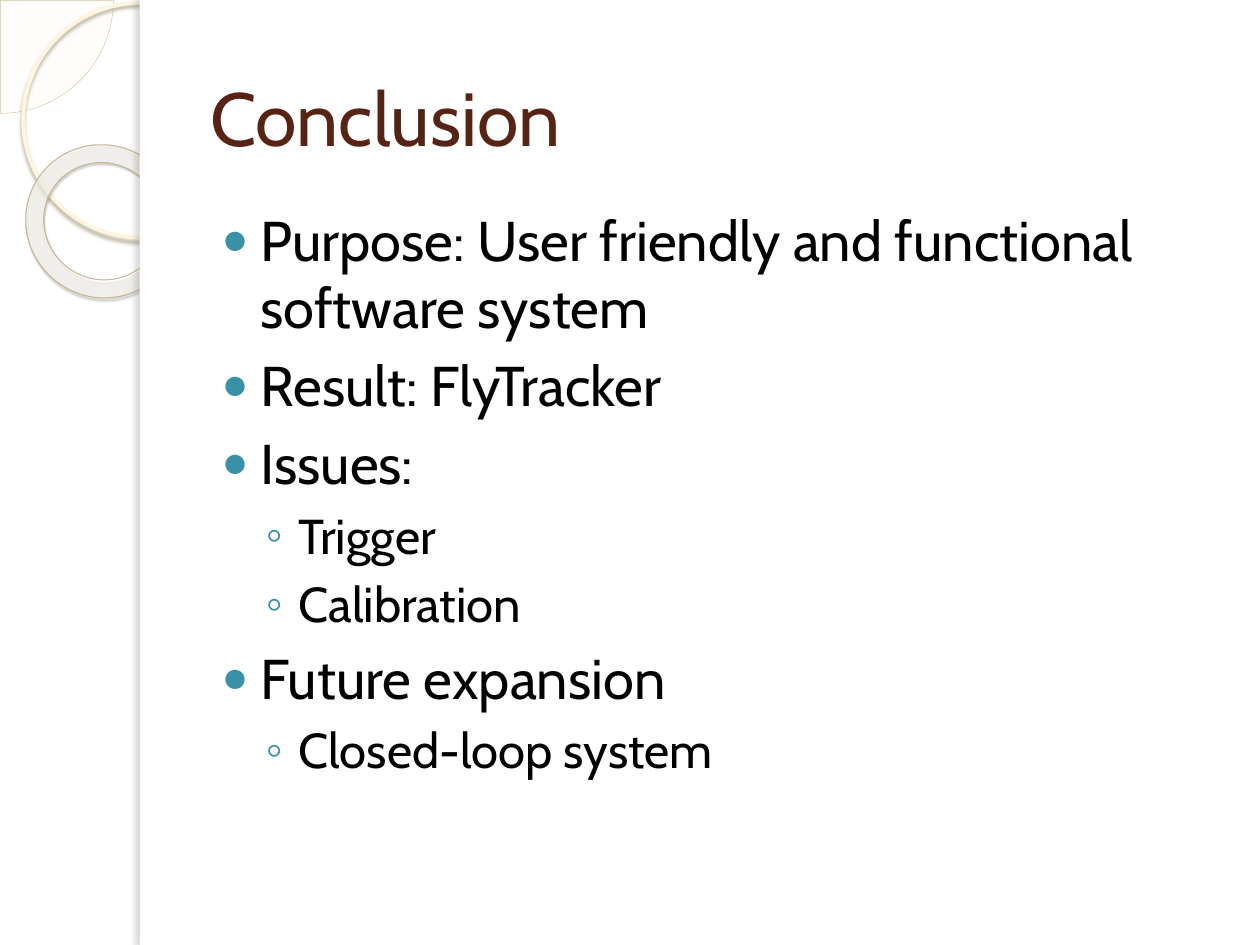
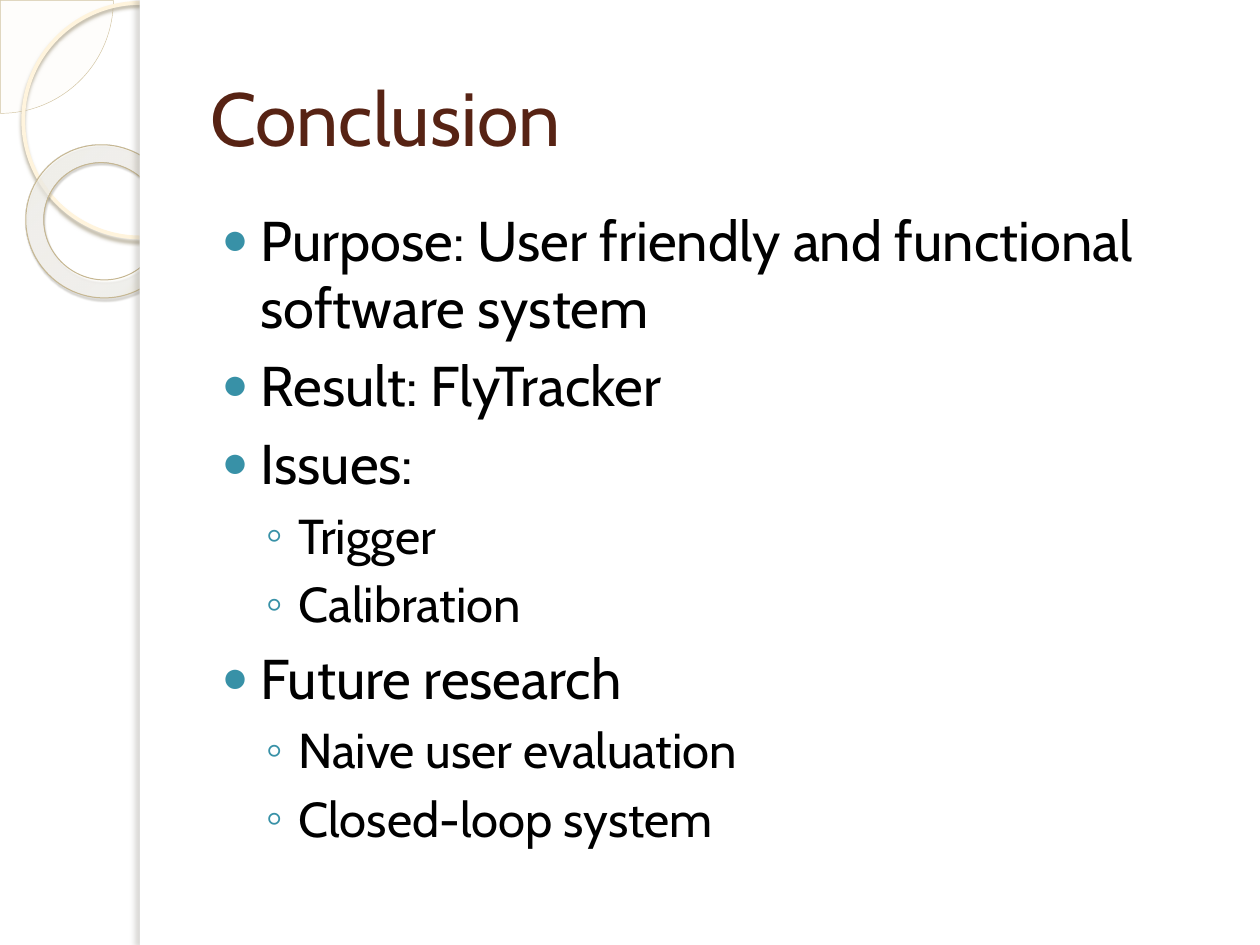
Before and after one commit to jakelamotta/master_thesis, a slide deck: slide 14 of presentations/presentation_1.pptx. Drawn at 1260x945 pixels with LibreOffice and Linux fonts; fonts in the diff are those of the drawing; background and template pictures are left out. Boxes give left, top, right and bottom in pixels: in the first picture for what was removed or moved away, otherwise in the second. Text is boxed around its words. In the diff, an @@ line names an element or a change of style, - is before the commit and + after.

```diff
--- a/presentations/presentation_1.pptx
+++ b/presentations/presentation_1.pptx
@@ text at [261, 657, 738, 769]: text changed; size 32 to 28 pt @@
-● Future expansion
+● Future research
+  ◦ Naive user evaluation
```
Also in this commit, not shown: 1 other file.
